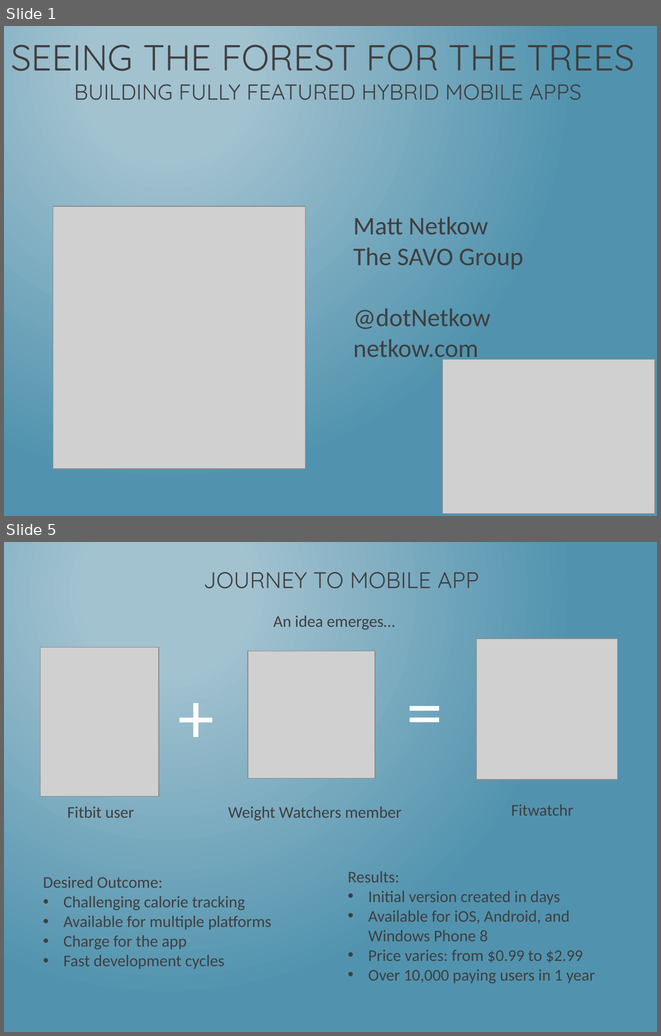
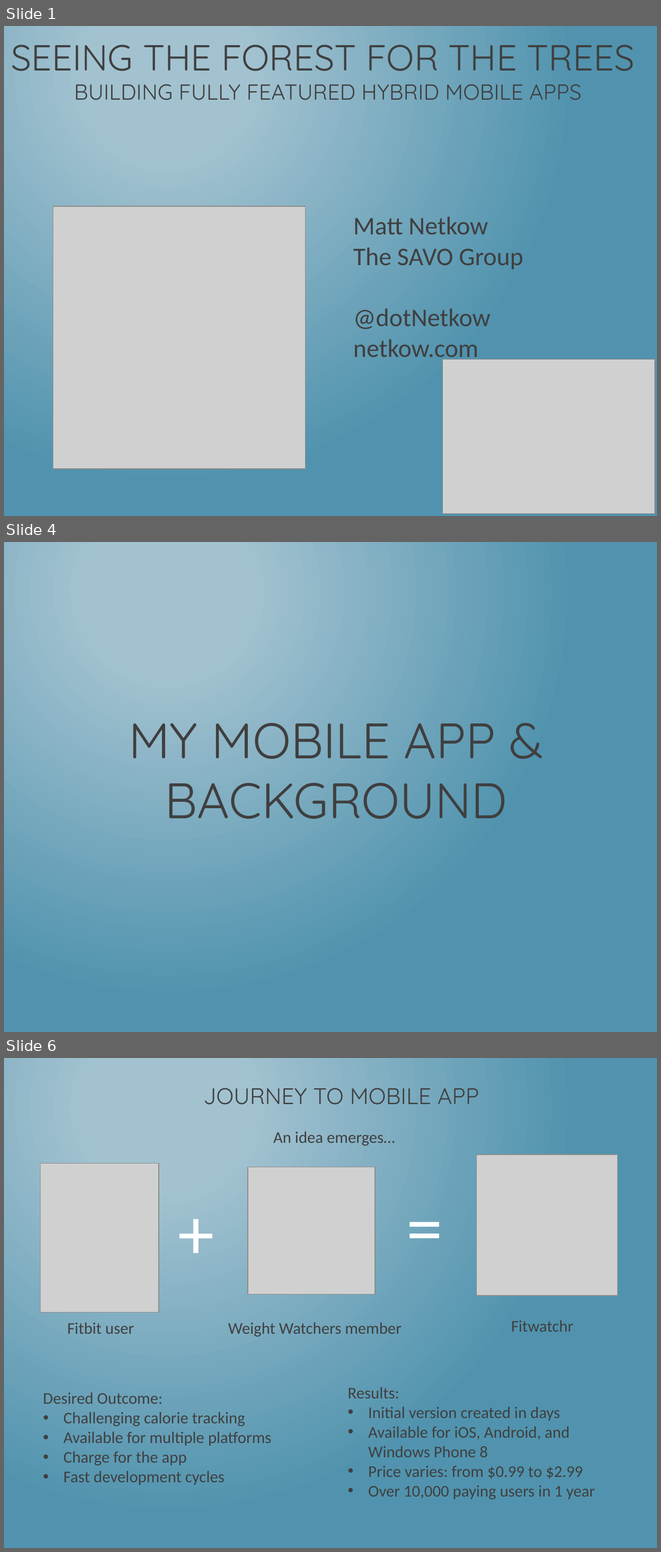
Before and after one commit to dotNetkow/Presentations, a slide deck: 2014-08-11 That Conference - Hybrid Apps/Building PhoneGap Mobile App w KendoUI.pptx. Shown one above the other, each under a label of ours: slides 1 and 5 before the commit, slides 1, 4 and 6 after it; the slides between them are not shown. The pictures are 661x1036 and 661x1552 pixels, drawn with LibreOffice and Linux fonts; fonts in the diff are those of the drawing; grey boxes stand for pictures. Boxes give left, top, right and bottom in pixels: in the first picture for what was removed or moved away, otherwise in the second. Text is boxed around its words. In the diff, an @@ line names an element or a change of style, - is before the commit and + after.

```diff
--- a/2014-08-11 That Conference - Hybrid Apps/Building PhoneGap Mobile App w KendoUI.pptx
+++ b/2014-08-11 That Conference - Hybrid Apps/Building PhoneGap Mobile App w KendoUI.pptx
@@ slide 4 added at bbox=[4, 542, 657, 1032], background gradient #A3C3D1 to #5194AF @@
@@ title added at bbox=[129, 723, 507, 819], 55 pt, text #3F3F3F @@
+MY MOBILE APP & BACKGROUND
@@ what was slide 5 is now slide 6 @@
```
Also in this commit, not shown: 6 slides changed, 9 other slides added, 3 slides removed.
